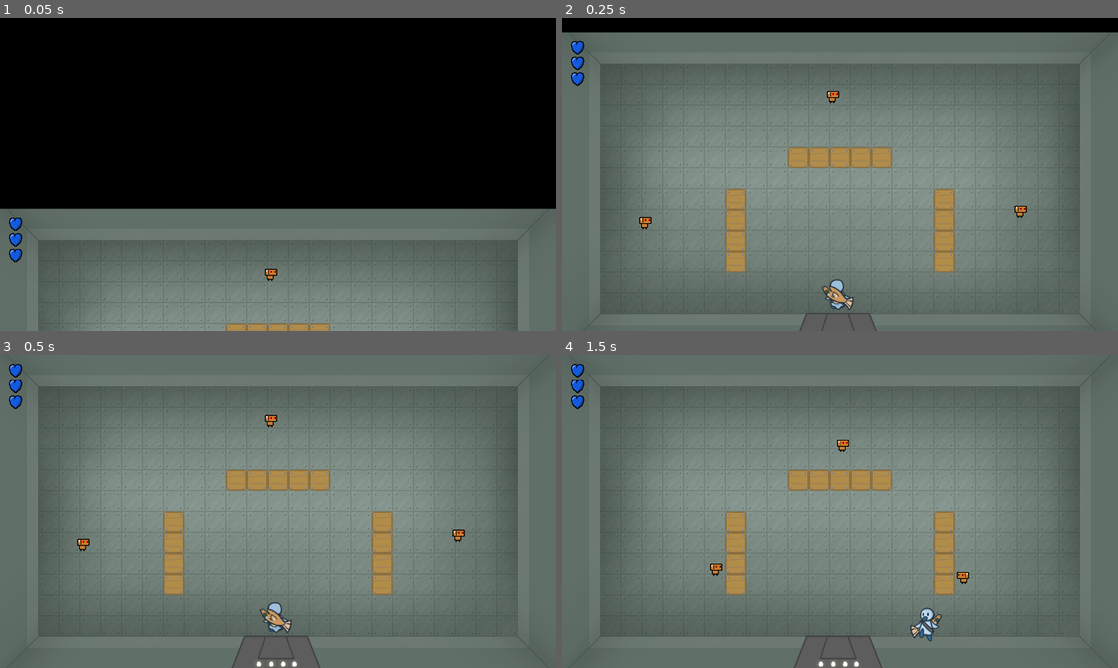
Above: before the commit, frames 1-4 (two rows, left to right).
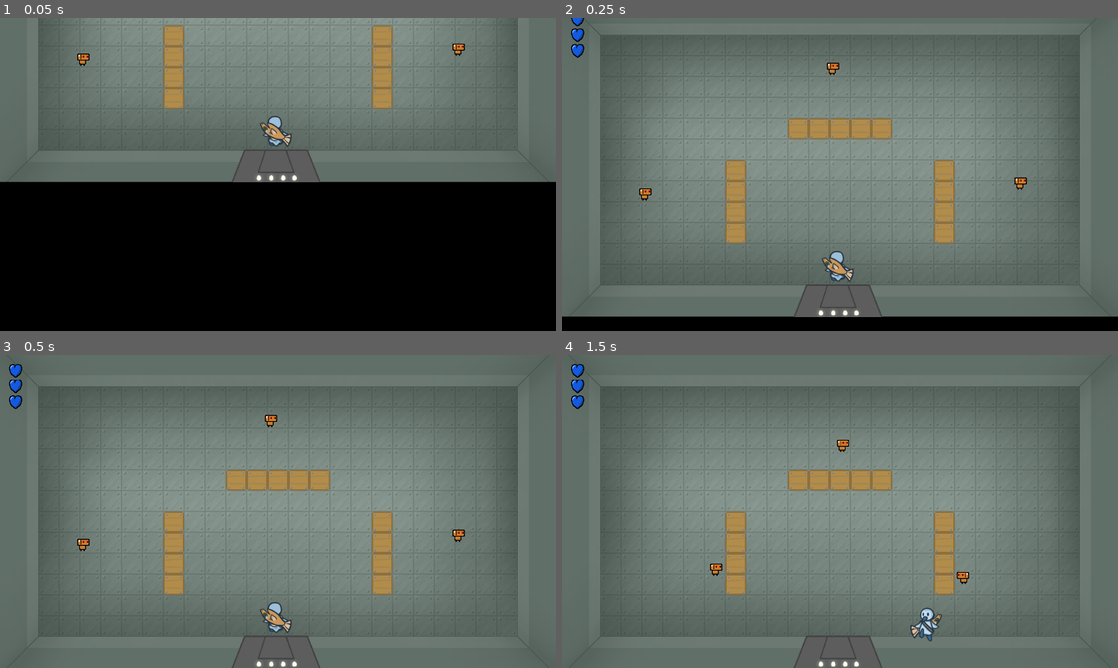
Above: after the commit, the same moments.

Repository: actually-reb/fenrir-2020
Game: Godot game, scene res://scene/Main.tscn
The game is run twice, just before and just after one commit, with the same random seed, the same clock (stepped at 60 frames per second) and the same inputs.
Inputs (mouse positions are in pixels of both pictures, inside the frame that each line leads up to):
- Up to frame 1 (0.05 s): no input
- Up to frame 2 (0.25 s): no input
- Up to frame 3 (0.5 s): no input
- Up to frame 4 (1.5 s): move the mouse to (962, 495) at 0.52 s; hold D (move_right) 0.53-1.28 s; click (962, 495) at 0.67 s; move the mouse to (728, 527) at 1.27 s; hold S (move_down) from 1.28 s (still down)

The runs differ from the first frame. In frame 1, 91% of the frame differs, in the area x 0-100%, y 0-100%; in frame 2, 17%; in frame 3, nothing differs; in frame 4, nothing differs.

Commit message:
added title skeleton, fixed level transition

Diff:
--- a/scene/Game.tscn
+++ b/scene/Game.tscn
@@ -14,7 +14,7 @@
 tracks/0/imported = false
 tracks/0/enabled = true
 tracks/0/keys = {
-"points": PoolRealArray( -720, -0.25, 0, 0.0860423, 544.953, 0, -0.25, 0, 0.25, 0 ),
+"points": PoolRealArray( 720, -0.25, 0, 0.0277556, -514.256, 0, -0.25, 0, 0.25, 0 ),
 "times": PoolRealArray( 0, 0.4 )
 }
 
@@ -28,7 +28,7 @@
 tracks/0/imported = false
 tracks/0/enabled = true
 tracks/0/keys = {
-"points": PoolRealArray( 0, -0.25, 0, 0.0360823, 457.361, 720, -0.25, 0, 0.25, 0 ),
+"points": PoolRealArray( 0, -0.25, 0, 0.0180411, -611.564, -720, -0.25, 0, 0.25, 0 ),
 "times": PoolRealArray( 0, 0.4 )
 }
 
@@ -60,6 +60,6 @@
 anims/exit = SubResource( 2 )
 
 [node name="Camera2D" type="Camera2D" parent="."]
-offset = Vector2( 0, -720 )
+offset = Vector2( 0, 720 )
 anchor_mode = 0
 current = true
--- /dev/null
+++ b/scene/Main.gd
@@ -0,0 +1,7 @@
+extends Node
+
+var TITLE = preload("res://scene/Title.tscn")
+var GAME = preload("res://scene/Game.tscn")
+
+func _ready():
+	pass
--- a/scene/Main.tscn
+++ b/scene/Main.tscn
@@ -1,7 +1,9 @@
-[gd_scene load_steps=2 format=2]
+[gd_scene load_steps=3 format=2]
 
 [ext_resource path="res://scene/Game.tscn" type="PackedScene" id=1]
+[ext_resource path="res://scene/Main.gd" type="Script" id=2]
 
 [node name="Main" type="Node"]
+script = ExtResource( 2 )
 
 [node name="Game" parent="." instance=ExtResource( 1 )]
--- /dev/null
+++ b/scene/Title.tscn
@@ -0,0 +1,10 @@
+[gd_scene load_steps=2 format=2]
+
+[ext_resource path="res://sprite/CoC_Op_in_progress.png" type="Texture" id=1]
+
+[node name="Title" type="Node2D"]
+
+[node name="Sprite" type="Sprite" parent="."]
+position = Vector2( -405.791, -176.199 )
+texture = ExtResource( 1 )
+centered = false
Not shown, added: sfx/hurt001.wav.import
Not shown, added: sfx/slap001.wav.import
